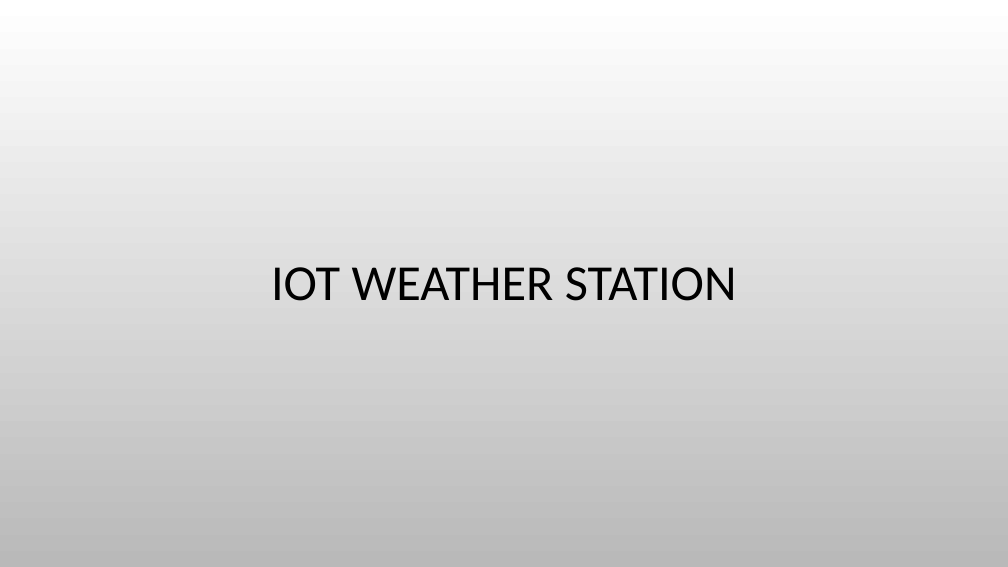
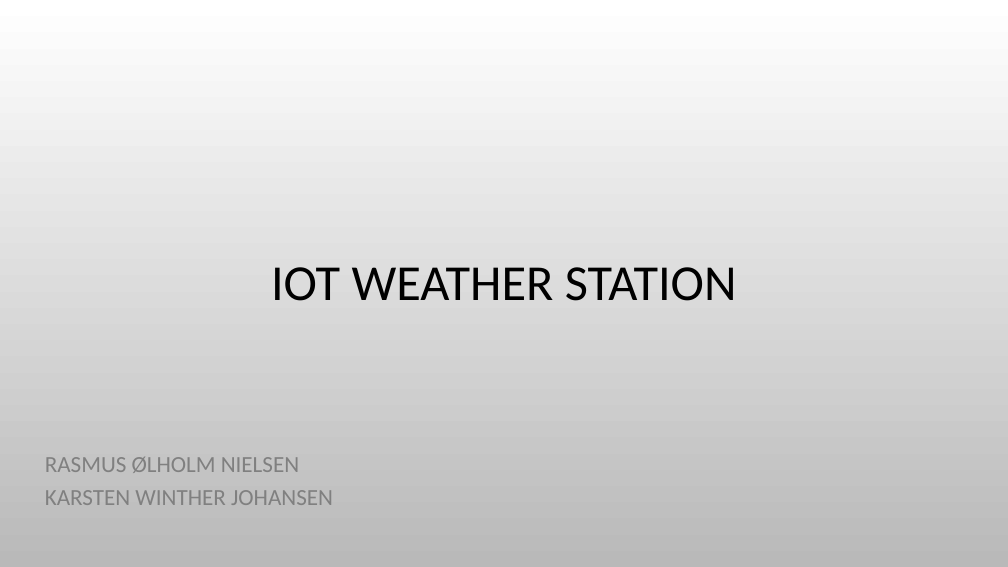
Before and after one commit to kakke14/IOTT-project, a slide deck: slide 1 of IoT Weather station.pptx. Drawn at 1008x567 pixels with LibreOffice and Linux fonts; fonts in the diff are those of the drawing; background and template pictures are left out. Boxes give left, top, right and bottom in pixels: in the first picture for what was removed or moved away, otherwise in the second. Text is boxed around its words. In the diff, an @@ line names an element or a change of style, - is before the commit and + after.

```diff
--- a/IoT Weather station.pptx
+++ b/IoT Weather station.pptx
@@ subtitle added at bbox=[45, 457, 333, 505], 22 pt, text #808080 @@
+RASMUS ØLHOLM NIELSEN
+KARSTEN WINTHER JOHANSEN
```
Also in this commit, not shown: 1 slide added, 11 other files.
